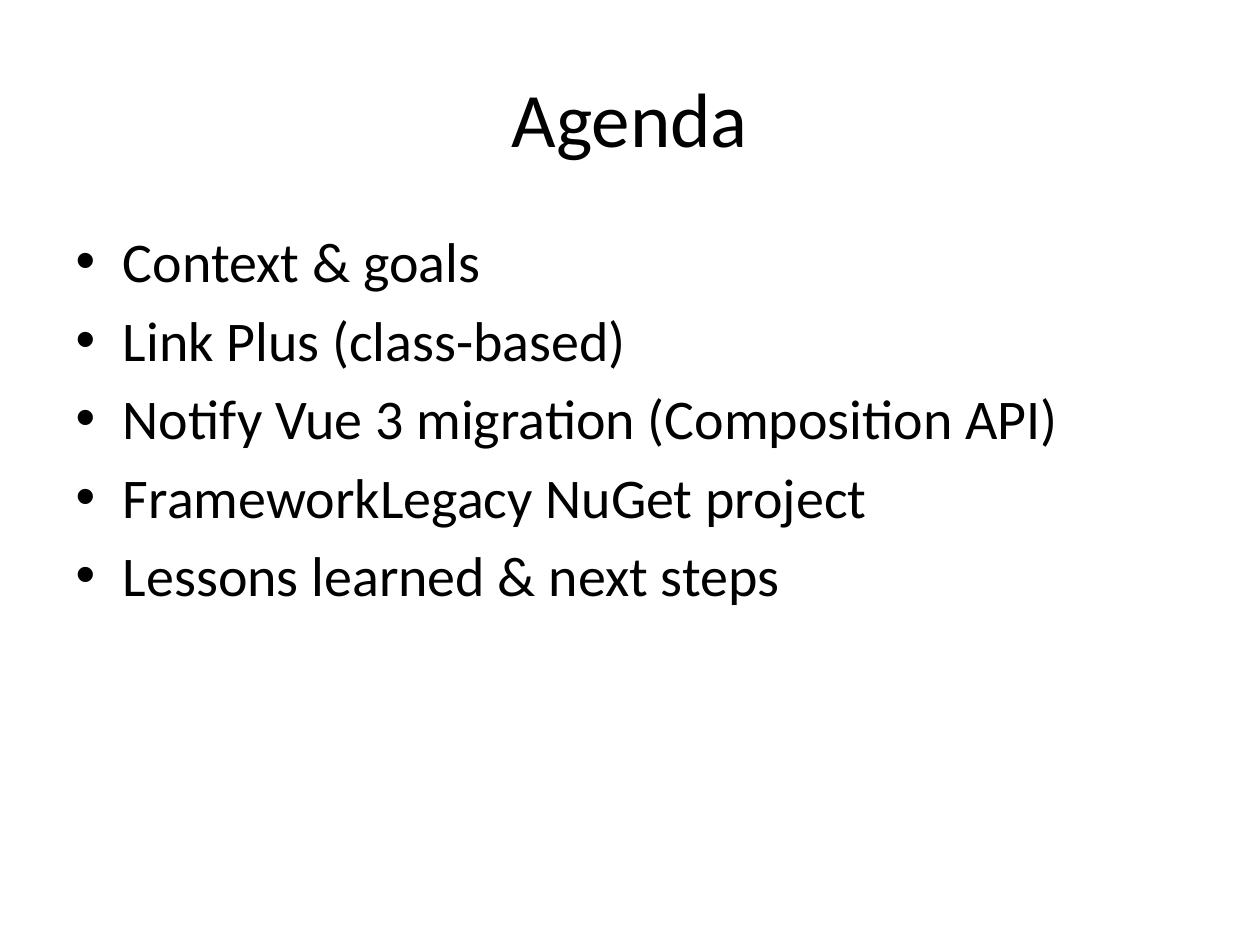
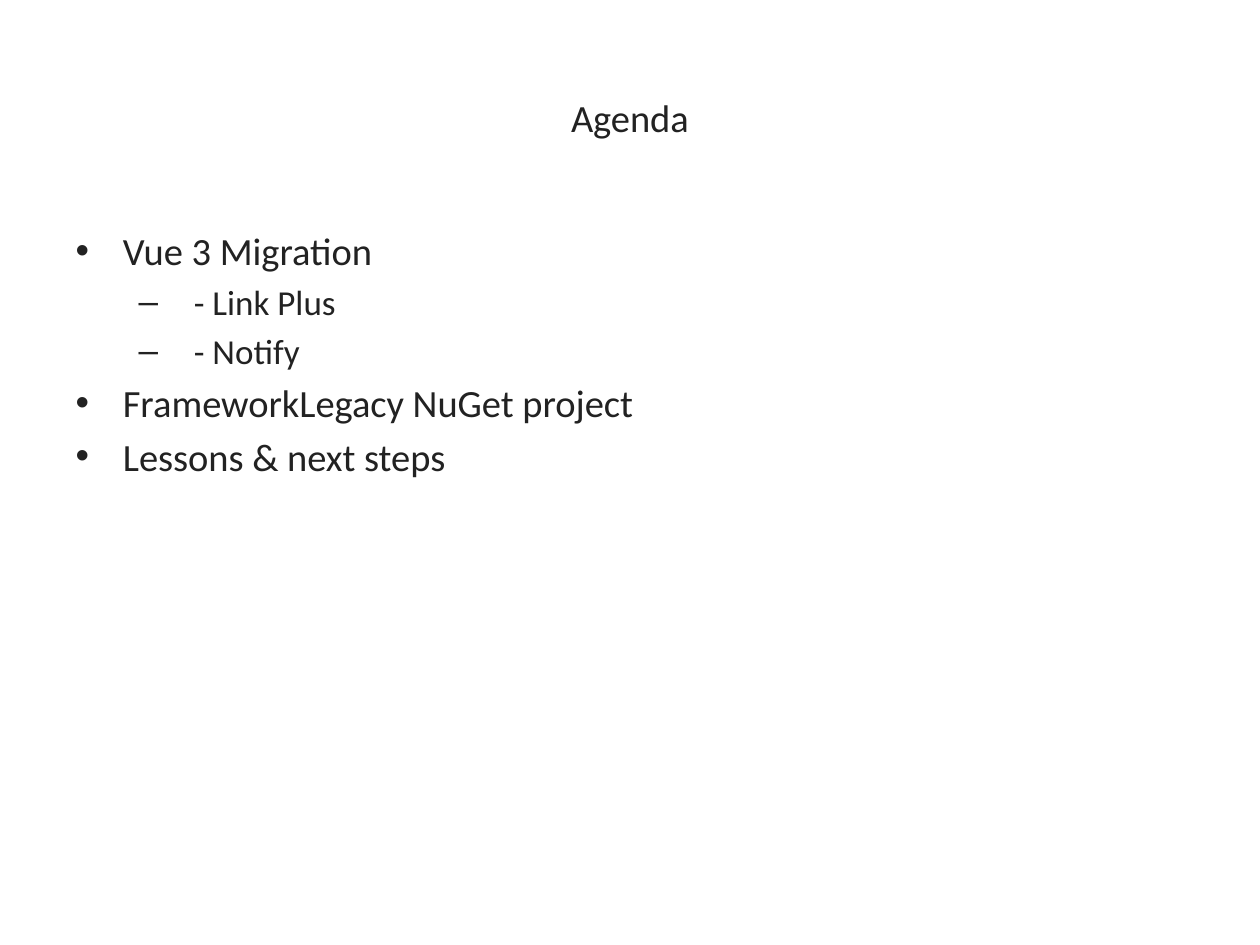
Before and after one commit to VinhSquid/file-word, a slide deck: slide 2 of slideshow.pptx. Drawn at 1260x945 pixels with LibreOffice and Linux fonts; fonts in the diff are those of the drawing. Boxes give left, top, right and bottom in pixels: in the first picture for what was removed or moved away, otherwise in the second. Text is boxed around its words. In the diff, an @@ line names an element or a change of style, - is before the commit and + after.

```diff
--- a/slideshow.pptx
+++ b/slideshow.pptx
@@ title "Agenda" at [571,105,689,139]: size 44 to 22 pt, text colour #000000 to #222222 @@
@@ text at [123,238,372,370]: text changed; size 32 to 20 pt; text colour #000000 to #222222 @@
-• Context & goals
-• Link Plus (class-based)
-• Notify Vue 3 migration (Composition API)
+• Vue 3 Migration
+  – - Link Plus
+  – - Notify
@@ text at [123,390,633,424]: size 32 to 22 pt, text colour #000000 to #222222 in "FrameworkLegacy NuGet project"; less space between paragraphs @@
@@ text at [123,446,445,478]: text changed; size 32 to 22 pt; text colour #000000 to #222222 @@
-• Lessons learned & next steps
+• Lessons & next steps
```
Also in this commit, not shown: 5 other slides changed, 2 slides added.
